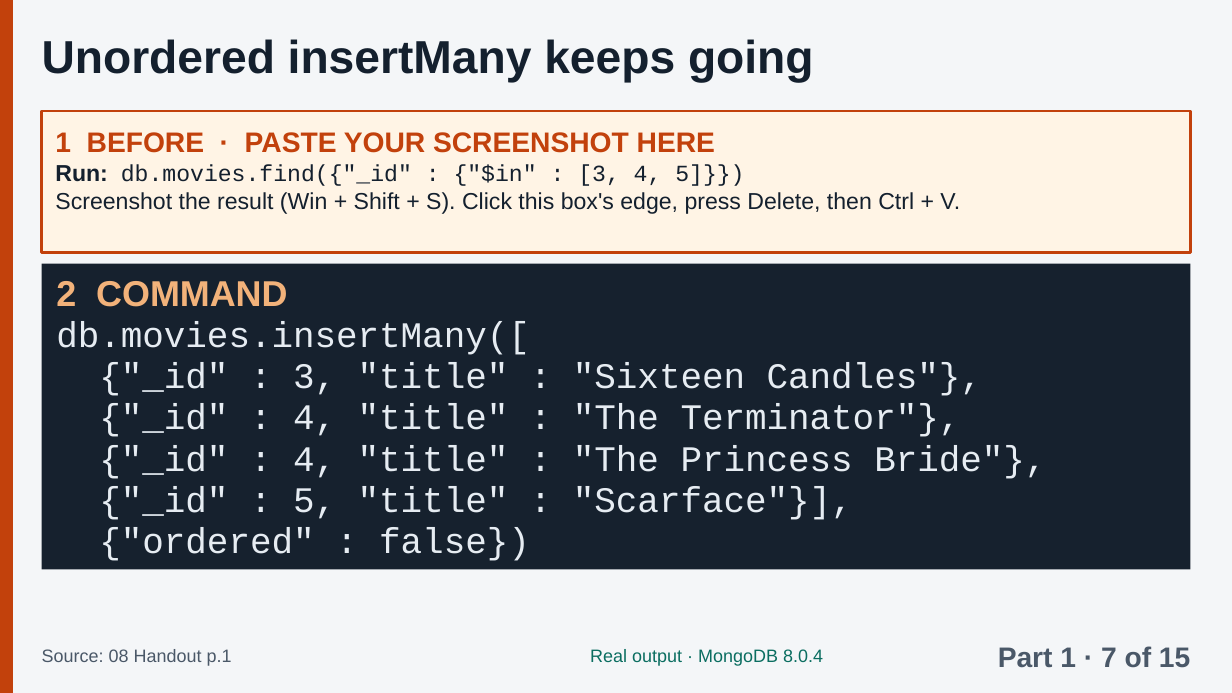
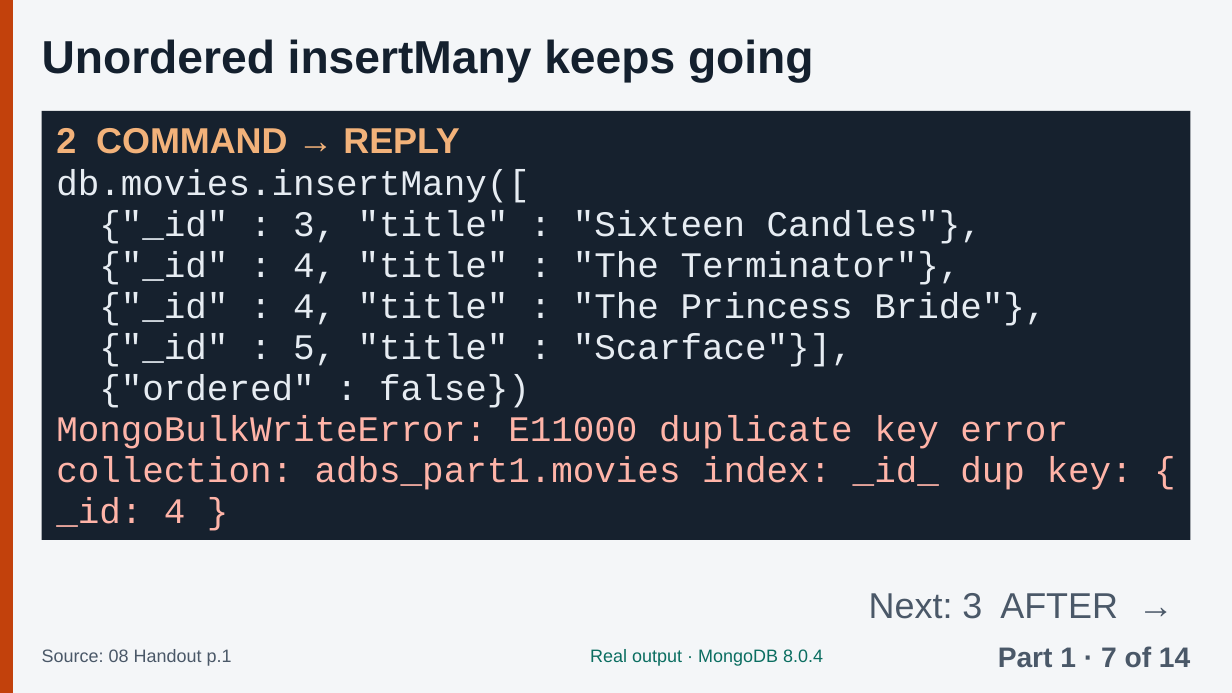
Before and after one commit to Tiredicey/ADBS, a slide deck: slide 10 of 02_GROUP_DECK/ADBS_GROUP_DECK.pptx. Drawn at 1232x693 pixels with LibreOffice and Linux fonts; fonts in the diff are those of the drawing. Boxes give left, top, right and bottom in pixels: in the first picture for what was removed or moved away, otherwise in the second. Text is boxed around its words. In the diff, an @@ line names an element or a change of style, - is before the commit and + after.

Commit message:
Fix: Part 1 is complete in the group deck too (real outputs, not paste boxes)

```diff
--- a/02_GROUP_DECK/ADBS_GROUP_DECK.pptx
+++ b/02_GROUP_DECK/ADBS_GROUP_DECK.pptx
@@ rectangle: place and size @@
-rectangle at (42,263,1190,569)
+rectangle at (42,111,1190,540)
@@ rectangle removed at (42,111,1190,252) @@
-1 BEFORE · PASTE YOUR SCREENSHOT HERE
-Run: db.movies.find({"_id" : {"$in" : [3, 4, 5]}})
-Screenshot the result (Win + Shift + S). Click this box's edge, press Delete, then Ctrl + V.
@@ text at (56,128,459,154): text changed @@
-2 COMMAND
+2 COMMAND → REPLY
@@ text "2 COMMAND → REPLY": place and size @@
-text "2 COMMAND → REPLY" at (56,281,1046,561)
+text "2 COMMAND → REPLY" at (56,128,1133,527)
@@ text at (56,416,1133,527): paragraphs added @@
+MongoBulkWriteError: E11000 duplicate key error
+collection: adbs_part1.movies index: _id_ dup key: {
+_id: 4 }
@@ text added at (869,593,1118,619), 28 pt, text #4A5868 @@
+Next: 3 AFTER →
@@ text at (998,646,1190,668): text changed @@
-Part 1 · 7 of 15
+Part 1 · 7 of 14
```
Also in this commit, not shown: 10 other slides changed, 3 slides added, 4 slides removed, 3 other files.
